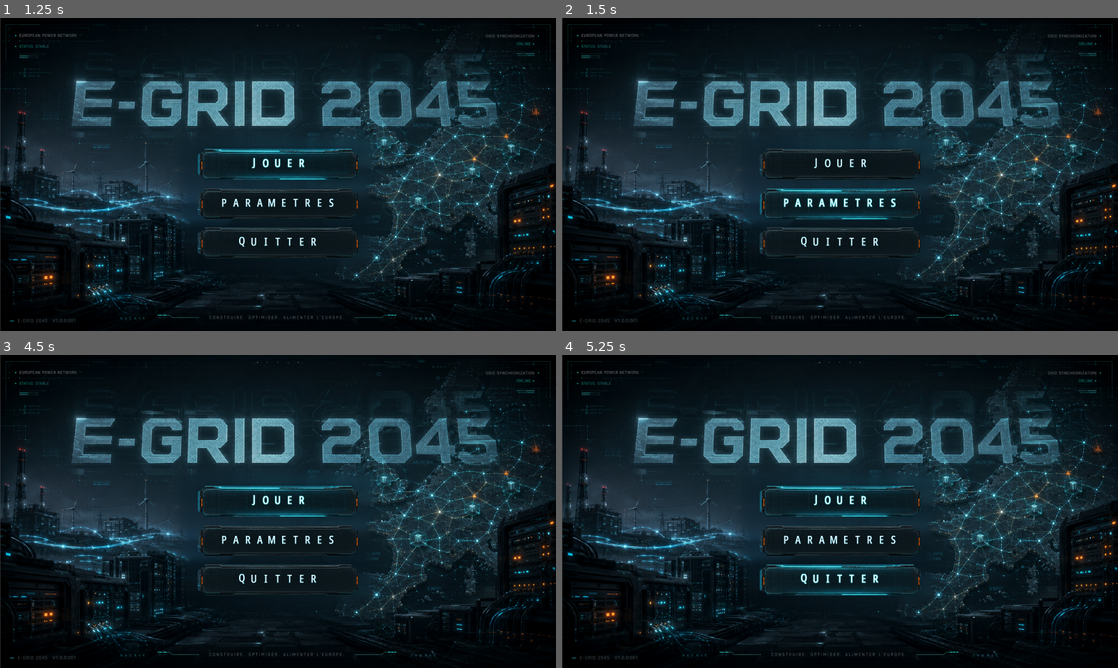
Above: before the commit, frames 1-4 (two rows, left to right).
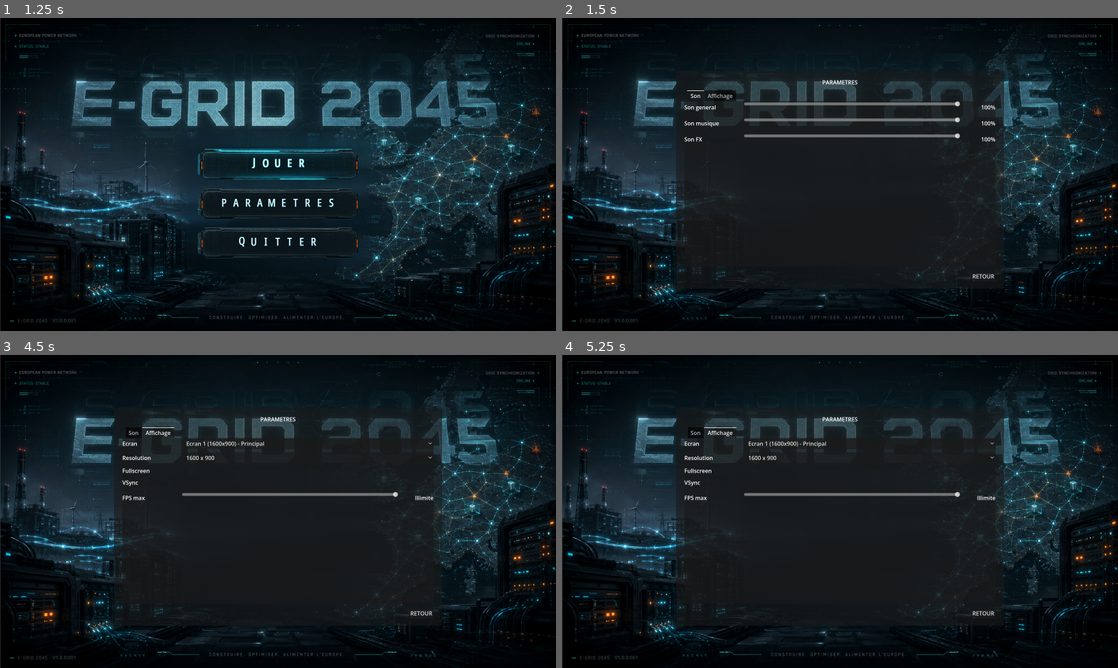
Above: after the commit, the same moments.

Repository: Exifs/Hackaton-Engie-E-Grid-2045
Game: Godot game, scene res://scenes/main_menu.tscn
The game is run twice, just before and just after one commit, with the same random seed, the same clock (stepped at 60 frames per second) and the same inputs.
Inputs (mouse positions are in pixels of both pictures, inside the frame that each line leads up to):
- Up to frame 1 (1.25 s): click (278, 165) at 0.5 s
- Up to frame 2 (1.5 s): click (840, 202) at 1.25 s
- Up to frame 3 (4.5 s): click (422, 611) at 2 s, where only the run after the commit has a clickable "RETOUR"; tap Enter (ui_accept) at 2.75, 3.02, 3.5, 3.77, 4.25 s; move the mouse to (400, 495) at 2.77 s; hold Up (ui_up) 2.78-3.53 s; tap Q at 2.85, 3.8, 4.35 s; tap E at 3.05, 3.6 s; move the mouse to (166, 527) at 3.52 s; hold Down (ui_down) 3.53-4.28 s; move the mouse to (333, 442) at 4.27 s; hold Up (ui_up) from 4.28 s (still down)
- Up to frame 4 (5.25 s): keep holding Up (ui_up); tap E at 4.55, 5.1 s; tap Enter (ui_accept) at 5 s; move the mouse to (812, 574) at 5.02 s

Frame 1 is identical in both runs. In frame 2, 15% of the frame differs, in the area x 20-80%, y 17-87%; in frame 3, 15%; in frame 4, 16%.

Commit message:
add parameter scene

Diff:
--- a/e-grid-2045/scenes/main_menu.tscn
+++ b/e-grid-2045/scenes/main_menu.tscn
@@ -4,6 +4,7 @@
 [ext_resource type="Texture2D" uid="uid://dy4gulnwlq48i" path="res://assets/ui/menu/menu_background.png" id="2_background"]
 [ext_resource type="PackedScene" uid="uid://b7xwxq7s44sxk" path="res://scenes/ui/e_grid_menu_button.tscn" id="3_menu_button"]
 [ext_resource type="PackedScene" uid="uid://dwxbgecgihb3c" path="res://scenes/ui/e_grid_menu_version_label.tscn" id="4_version_label"]
+[ext_resource type="PackedScene" uid="uid://bmgci422xnl4h" path="res://scenes/ui/settings/settings_menu.tscn" id="5_settings_menu"]
 
 [sub_resource type="StyleBoxEmpty" id="StyleBoxEmpty_wu84c"]
 
@@ -140,6 +141,17 @@
 action_name = "quit"
 fallback_label = "QUITTER"
 
+[node name="SettingsMenu" parent="MenuArtboardAspect/MenuArtboard" instance=ExtResource("5_settings_menu")]
+visible = false
+layout_mode = 1
+anchors_preset = -1
+anchor_left = 0.205
+anchor_top = 0.17
+anchor_right = 0.795
+anchor_bottom = 0.865
+offset_right = 0.0
+offset_bottom = 0.0
+
 [node name="VersionLabel" parent="MenuArtboardAspect/MenuArtboard" unique_id=999740965 instance=ExtResource("4_version_label")]
 layout_mode = 1
 anchor_left = 0.0945
--- /dev/null
+++ b/e-grid-2045/scenes/ui/settings/display_settings_panel.tscn
@@ -0,0 +1,65 @@
+[gd_scene format=3 uid="uid://c51mvrxemivg6"]
+
+[ext_resource type="Script" uid="uid://dvt476y6ivkxu" path="res://scripts/ui/settings/display_settings_panel.gd" id="1_display_script"]
+[ext_resource type="PackedScene" uid="uid://bxejftsj2ogkq" path="res://scenes/ui/settings/settings_slider_row.tscn" id="2_slider_row"]
+
+[node name="DisplaySettingsPanel" type="VBoxContainer"]
+offset_right = 720.0
+offset_bottom = 360.0
+theme_override_constants/separation = 14
+script = ExtResource("1_display_script")
+
+[node name="OptionsGrid" type="GridContainer" parent="."]
+layout_mode = 2
+size_flags_horizontal = 3
+theme_override_constants/h_separation = 16
+theme_override_constants/v_separation = 10
+columns = 2
+
+[node name="ScreenLabel" type="Label" parent="OptionsGrid"]
+custom_minimum_size = Vector2(160, 0)
+layout_mode = 2
+text = "Ecran"
+vertical_alignment = 1
+
+[node name="ScreenOptionButton" type="OptionButton" parent="OptionsGrid"]
+layout_mode = 2
+size_flags_horizontal = 3
+
+[node name="ResolutionLabel" type="Label" parent="OptionsGrid"]
+custom_minimum_size = Vector2(160, 0)
+layout_mode = 2
+text = "Resolution"
+vertical_alignment = 1
+
+[node name="ResolutionOptionButton" type="OptionButton" parent="OptionsGrid"]
+layout_mode = 2
+size_flags_horizontal = 3
+
+[node name="FullscreenLabel" type="Label" parent="OptionsGrid"]
+custom_minimum_size = Vector2(160, 0)
+layout_mode = 2
+text = "Fullscreen"
+vertical_alignment = 1
+
+[node name="FullscreenCheckBox" type="CheckBox" parent="OptionsGrid"]
+layout_mode = 2
+
+[node name="VsyncLabel" type="Label" parent="OptionsGrid"]
+custom_minimum_size = Vector2(160, 0)
+layout_mode = 2
+text = "VSync"
+vertical_alignment = 1
+
+[node name="VsyncCheckBox" type="CheckBox" parent="OptionsGrid"]
+layout_mode = 2
+
+[node name="FpsSlider" parent="." instance=ExtResource("2_slider_row")]
+layout_mode = 2
+label_text = "FPS max"
+min_value = 30.0
+max_value = 241.0
+step = 1.0
+slider_value = 60.0
+value_suffix = " FPS"
+max_label = "Illimite"
--- /dev/null
+++ b/e-grid-2045/scenes/ui/settings/settings_menu.tscn
@@ -0,0 +1,58 @@
+[gd_scene format=3 uid="uid://bmgci422xnl4h"]
+
+[ext_resource type="Script" uid="uid://bl7a7rxg4fpbb" path="res://scripts/ui/settings/settings_menu.gd" id="1_settings_script"]
+[ext_resource type="PackedScene" uid="uid://coybhy5b88ixg" path="res://scenes/ui/settings/sound_settings_panel.tscn" id="2_sound_panel"]
+[ext_resource type="PackedScene" uid="uid://c51mvrxemivg6" path="res://scenes/ui/settings/display_settings_panel.tscn" id="3_display_panel"]
+
+[node name="SettingsMenu" type="Control"]
+layout_mode = 3
+anchors_preset = 15
+anchor_right = 1.0
+anchor_bottom = 1.0
+grow_horizontal = 2
+grow_vertical = 2
+script = ExtResource("1_settings_script")
+
+[node name="Panel" type="PanelContainer" parent="."]
+layout_mode = 1
+anchors_preset = 15
+anchor_right = 1.0
+anchor_bottom = 1.0
+grow_horizontal = 2
+grow_vertical = 2
+
+[node name="Margin" type="MarginContainer" parent="Panel"]
+layout_mode = 2
+theme_override_constants/margin_left = 24
+theme_override_constants/margin_top = 20
+theme_override_constants/margin_right = 24
+theme_override_constants/margin_bottom = 20
+
+[node name="VBox" type="VBoxContainer" parent="Panel/Margin"]
+layout_mode = 2
+theme_override_constants/separation = 12
+
+[node name="Title" type="Label" parent="Panel/Margin/VBox"]
+layout_mode = 2
+text = "PARAMETRES"
+horizontal_alignment = 1
+
+[node name="Tabs" type="TabContainer" parent="Panel/Margin/VBox"]
+layout_mode = 2
+size_flags_vertical = 3
+focus_mode = 2
+
+[node name="Son" parent="Panel/Margin/VBox/Tabs" instance=ExtResource("2_sound_panel")]
+layout_mode = 2
+
+[node name="Affichage" parent="Panel/Margin/VBox/Tabs" instance=ExtResource("3_display_panel")]
+visible = false
+layout_mode = 2
+
+[node name="Footer" type="HBoxContainer" parent="Panel/Margin/VBox"]
+layout_mode = 2
+alignment = 2
+
+[node name="BackButton" type="Button" parent="Panel/Margin/VBox/Footer"]
+layout_mode = 2
+text = "RETOUR"
--- /dev/null
+++ b/e-grid-2045/scenes/ui/settings/settings_slider_row.tscn
@@ -0,0 +1,31 @@
+[gd_scene format=3 uid="uid://bxejftsj2ogkq"]
+
+[ext_resource type="Script" uid="uid://dmk51rkbmi7qc" path="res://scripts/ui/settings/settings_slider_row.gd" id="1_slider_script"]
+
+[node name="SettingsSliderRow" type="HBoxContainer"]
+custom_minimum_size = Vector2(0, 36)
+offset_right = 640.0
+offset_bottom = 36.0
+theme_override_constants/separation = 12
+script = ExtResource("1_slider_script")
+
+[node name="NameLabel" type="Label" parent="."]
+custom_minimum_size = Vector2(160, 0)
+layout_mode = 2
+text = "Option"
+vertical_alignment = 1
+
+[node name="Slider" type="HSlider" parent="."]
+layout_mode = 2
+size_flags_horizontal = 3
+min_value = 0.0
+max_value = 100.0
+step = 1.0
+value = 100.0
+
+[node name="ValueLabel" type="Label" parent="."]
+custom_minimum_size = Vector2(90, 0)
+layout_mode = 2
+text = "100%"
+horizontal_alignment = 2
+vertical_alignment = 1
--- /dev/null
+++ b/e-grid-2045/scenes/ui/settings/sound_settings_panel.tscn
@@ -0,0 +1,28 @@
+[gd_scene format=3 uid="uid://coybhy5b88ixg"]
+
+[ext_resource type="Script" uid="uid://ctjkb438q4r8e" path="res://scripts/ui/settings/sound_settings_panel.gd" id="1_sound_script"]
+[ext_resource type="PackedScene" uid="uid://bxejftsj2ogkq" path="res://scenes/ui/settings/settings_slider_row.tscn" id="2_slider_row"]
+
+[node name="SoundSettingsPanel" type="VBoxContainer"]
+offset_right = 720.0
+offset_bottom = 360.0
+theme_override_constants/separation = 10
+script = ExtResource("1_sound_script")
+
+[node name="GeneralVolumeSlider" parent="." instance=ExtResource("2_slider_row")]
+layout_mode = 2
+label_text = "Son general"
+slider_value = 100.0
+value_suffix = "%"
+
+[node name="MusicVolumeSlider" parent="." instance=ExtResource("2_slider_row")]
+layout_mode = 2
+label_text = "Son musique"
+slider_value = 100.0
+value_suffix = "%"
+
+[node name="FxVolumeSlider" parent="." instance=ExtResource("2_slider_row")]
+layout_mode = 2
+label_text = "Son FX"
+slider_value = 100.0
+value_suffix = "%"
--- a/e-grid-2045/scripts/main_menu.gd
+++ b/e-grid-2045/scripts/main_menu.gd
@@ -2,15 +2,24 @@
 
 @export_node_path("Control") var button_container_path: NodePath = ^"MenuArtboardAspect/MenuArtboard/MenuButtons"
 @export_node_path("Control") var version_label_path: NodePath = ^"MenuArtboardAspect/MenuArtboard/VersionLabel"
+@export_node_path("Control") var settings_menu_path: NodePath = ^"MenuArtboardAspect/MenuArtboard/SettingsMenu"
 
 var _button_layer: Control
 var _version_label: Control
+var _settings_menu: Control
 var _buttons: Array[EGridMenuButton] = []
 
 
 func _ready() -> void:
 	_button_layer = get_node_or_null(button_container_path) as Control
 	_version_label = get_node_or_null(version_label_path) as Control
+	_settings_menu = get_node_or_null(settings_menu_path) as Control
+
+	if _settings_menu != null:
+		_call_settings_menu_method("hide_menu", [])
+
+		if _settings_menu.has_signal("close_requested"):
+			_settings_menu.connect("close_requested", Callable(self, "_close_settings_menu"))
 
 	_collect_buttons()
 	_wire_focus_navigation()
@@ -72,6 +81,9 @@
 
 
 func _unhandled_input(event: InputEvent) -> void:
+	if _is_settings_menu_open():
+		return
+
 	if _buttons.is_empty() or get_viewport().gui_get_focus_owner() != null:
 		return
 
@@ -85,7 +97,59 @@
 
 func _on_menu_button_pressed(button: EGridMenuButton) -> void:
 	match button.action_name:
+		"settings":
+			_open_settings_menu()
 		"quit":
 			get_tree().quit()
 		_:
 			print("%s: action non connectee pour le prototype de menu." % button.get_display_label())
+
+
+func _open_settings_menu() -> void:
+	if _settings_menu == null:
+		push_warning("Le menu principal ne trouve pas la scene de parametres.")
+		return
+
+	if _button_layer != null:
+		_button_layer.hide()
+
+	_call_settings_menu_method("show_menu", [])
+
+
+func _close_settings_menu() -> void:
+	if _settings_menu != null:
+		_call_settings_menu_method("hide_menu", [])
+
+	if _button_layer != null:
+		_button_layer.show()
+
+	var settings_button := _find_button_by_action("settings")
+	if settings_button != null:
+		settings_button.grab_focus()
+
+
+func _is_settings_menu_open() -> bool:
+	return _settings_menu != null and _settings_menu.visible
+
+
+func _call_settings_menu_method(method_name: StringName, arguments: Array) -> void:
+	if _settings_menu == null:
+		return
+
+	if _settings_menu.has_method(method_name):
+		_settings_menu.callv(method_name, arguments)
+		return
+
+	match method_name:
+		&"show_menu":
+			_settings_menu.show()
+		&"hide_menu":
+			_settings_menu.hide()
+
+
+func _find_button_by_action(action_name: String) -> EGridMenuButton:
+	for button in _buttons:
+		if button.action_name == action_name:
+			return button
+
+	return null
--- /dev/null
+++ b/e-grid-2045/scripts/ui/settings/display_settings_panel.gd
@@ -0,0 +1,276 @@
+class_name DisplaySettingsPanel
+extends VBoxContainer
+
+const UNLIMITED_FPS_SLIDER_VALUE := 241.0
+const COMMON_RESOLUTIONS := [
+	Vector2i(1280, 720),
+	Vector2i(1366, 768),
+	Vector2i(1600, 900),
+	Vector2i(1920, 1080),
+	Vector2i(2560, 1440),
+	Vector2i(3440, 1440),
+	Vector2i(3840, 2160),
+]
+
+@export_node_path("OptionButton") var screen_option_path: NodePath = ^"OptionsGrid/ScreenOptionButton"
+@export_node_path("OptionButton") var resolution_option_path: NodePath = ^"OptionsGrid/ResolutionOptionButton"
+@export_node_path("CheckBox") var fullscreen_checkbox_path: NodePath = ^"OptionsGrid/FullscreenCheckBox"
+@export_node_path("CheckBox") var vsync_checkbox_path: NodePath = ^"OptionsGrid/VsyncCheckBox"
+@export_node_path("Control") var fps_slider_path: NodePath = ^"FpsSlider"
+
+var _screen_option: OptionButton
+var _resolution_option: OptionButton
+var _fullscreen_checkbox: CheckBox
+var _vsync_checkbox: CheckBox
+var _fps_slider: Control
+var _resolution_options: Array[Vector2i] = []
+var _selected_screen := 0
+var _selected_resolution := Vector2i.ZERO
+
+
+func _ready() -> void:
+	_cache_nodes()
+	_populate_screen_options()
+	_sync_toggles()
+	_sync_fps_slider()
+	_wire_signals()
+
+
+func _cache_nodes() -> void:
+	_screen_option = get_node_or_null(screen_option_path) as OptionButton
+	_resolution_option = get_node_or_null(resolution_option_path) as OptionButton
+	_fullscreen_checkbox = get_node_or_null(fullscreen_checkbox_path) as CheckBox
+	_vsync_checkbox = get_node_or_null(vsync_checkbox_path) as CheckBox
+	_fps_slider = get_node_or_null(fps_slider_path) as Control
+
+
+func _wire_signals() -> void:
+	if _screen_option != null:
+		_screen_option.item_selected.connect(_on_screen_selected)
+
+	if _resolution_option != null:
+		_resolution_option.item_selected.connect(_on_resolution_selected)
+
+	if _fullscreen_checkbox != null:
+		_fullscreen_checkbox.toggled.connect(_on_fullscreen_toggled)
+
+	if _vsync_checkbox != null:
+		_vsync_checkbox.toggled.connect(_on_vsync_toggled)
+
+	if _fps_slider != null:
+		_fps_slider.connect("value_changed", _on_fps_slider_changed)
+
+
+func _populate_screen_options() -> void:
+	if _screen_option == null:
+		return
+
+	_screen_option.clear()
+
+	var screen_count := maxi(DisplayServer.get_screen_count(), 1)
+	var primary_screen := clampi(DisplayServer.get_primary_screen(), 0, screen_count - 1)
+
+	for screen_index in screen_count:
+		_screen_option.add_item(_format_screen_label(screen_index, primary_screen), screen_index)
+
+	_select_screen(primary_screen)
+	_populate_resolution_options()
+
+
+func _format_screen_label(screen_index: int, primary_screen: int) -> String:
+	var screen_size := DisplayServer.screen_get_size(screen_index)
+	var label := "Ecran %d (%dx%d)" % [screen_index + 1, screen_size.x, screen_size.y]
+
+	if screen_index == primary_screen:
+		label += " - Principal"
+
+	return label
+
+
+func _select_screen(screen_index: int) -> void:
+	_selected_screen = clampi(screen_index, 0, maxi(DisplayServer.get_screen_count() - 1, 0))
+
+	if _screen_option == null:
+		return
+
+	for item_index in _screen_option.get_item_count():
+		if _screen_option.get_item_id(item_index) == _selected_screen:
+			_screen_option.select(item_index)
+			return
+
+
+func _populate_resolution_options() -> void:
+	if _resolution_option == null:
+		return
+
+	_resolution_option.clear()
+	_resolution_options = _get_resolutions_for_screen(_selected_screen)
+
+	for item_index in _resolution_options.size():
+		var resolution := _resolution_options[item_index]
+		_resolution_option.add_item("%d x %d" % [resolution.x, resolution.y], item_index)
+
+	var current_size := DisplayServer.window_get_size()
+	var selected_index := _find_resolution_index(current_size)
+
+	if selected_index == -1:
+		selected_index = _find_resolution_index(DisplayServer.screen_get_size(_selected_screen))
+
+	if selected_index == -1:
+		selected_index = maxi(_resolution_options.size() - 1, 0)
+
+	_select_resolution(selected_index, false)
+
+
+func _get_resolutions_for_screen(screen_index: int) -> Array[Vector2i]:
+	var screen_size := DisplayServer.screen_get_size(screen_index)
+	var current_window_size := DisplayServer.window_get_size()
+	var resolutions: Array[Vector2i] = []
+
+	for resolution in COMMON_RESOLUTIONS:
+		if resolution.x <= screen_size.x and resolution.y <= screen_size.y:
+			_append_unique_resolution(resolutions, resolution)
+
+	if screen_size.x > 0 and screen_size.y > 0:
+		_append_unique_resolution(resolutions, screen_size)
+
+	if current_window_size.x > 0 and current_window_size.y > 0:
+		_append_unique_resolution(resolutions, current_window_size)
+
+	resolutions.sort_custom(func(a: Vector2i, b: Vector2i) -> bool:
+		if a.x == b.x:
+			return a.y < b.y
+
+		return a.x < b.x
+	)
+
+	return resolutions
+
+
+func _append_unique_resolution(resolutions: Array[Vector2i], resolution: Vector2i) -> void:
+	if not resolutions.has(resolution):
+		resolutions.append(resolution)
+
+
+func _find_resolution_index(resolution: Vector2i) -> int:
+	for item_index in _resolution_options.size():
+		if _resolution_options[item_index] == resolution:
+			return item_index
+
+	return -1
+
+
+func _select_resolution(item_index: int, should_apply: bool) -> void:
+	if item_index < 0 or item_index >= _resolution_options.size():
+		return
+
+	_selected_resolution = _resolution_options[item_index]
+
+	if _resolution_option != null:
+		_resolution_option.select(item_index)
+
+	if should_apply:
+		_apply_resolution(_selected_resolution)
+
+
+func _sync_toggles() -> void:
+	if _fullscreen_checkbox != null:
+		_fullscreen_checkbox.set_pressed_no_signal(_is_fullscreen())
+
+	if _vsync_checkbox != null:
+		_vsync_checkbox.set_pressed_no_signal(DisplayServer.window_get_vsync_mode() != DisplayServer.VSYNC_DISABLED)
+
+
+func _sync_fps_slider() -> void:
+	if _fps_slider == null:
+		return
+
+	if Engine.max_fps <= 0:
+		_set_fps_slider_value(UNLIMITED_FPS_SLIDER_VALUE)
+		return
+
+	_set_fps_slider_value(clampf(float(Engine.max_fps), _get_fps_slider_min_value(), UNLIMITED_FPS_SLIDER_VALUE - 1.0))
+
+
+func _is_fullscreen() -> bool:
+	var window_mode := DisplayServer.window_get_mode()
+	return window_mode == DisplayServer.WINDOW_MODE_FULLSCREEN or window_mode == DisplayServer.WINDOW_MODE_EXCLUSIVE_FULLSCREEN
+
+
+func _apply_resolution(resolution: Vector2i) -> void:
+	if resolution.x <= 0 or resolution.y <= 0:
+		return
+
+	_selected_resolution = resolution
+
+	if _is_fullscreen():
+		return
+
+	DisplayServer.window_set_current_screen(_selected_screen)
+	DisplayServer.window_set_size(resolution)
+	_center_window_on_selected_screen(resolution)
+
+
+func _center_window_on_selected_screen(resolution: Vector2i) -> void:
+	var screen_position := DisplayServer.screen_get_position(_selected_screen)
+	var screen_size := DisplayServer.screen_get_size(_selected_screen)
+	var centered_offset := Vector2i(
+		maxi(0, roundi(float(screen_size.x - resolution.x) * 0.5)),
+		maxi(0, roundi(float(screen_size.y - resolution.y) * 0.5))
+	)
+
+	DisplayServer.window_set_position(screen_position + centered_offset)
+
+
+func _on_screen_selected(item_index: int) -> void:
+	if _screen_option == null:
+		return
+
+	_select_screen(_screen_option.get_item_id(item_index))
+	DisplayServer.window_set_current_screen(_selected_screen)
+	_populate_resolution_options()
+
+
+func _on_resolution_selected(item_index: int) -> void:
+	_select_resolution(item_index, true)
+
+
+func _on_fullscreen_toggled(enabled: bool) -> void:
+	DisplayServer.window_set_current_screen(_selected_screen)
+
+	if enabled:
+		DisplayServer.window_set_mode(DisplayServer.WINDOW_MODE_FULLSCREEN)
+		return
+
+	DisplayServer.window_set_mode(DisplayServer.WINDOW_MODE_WINDOWED)
+	_apply_resolution(_selected_resolution)
+
+
+func _on_vsync_toggled(enabled: bool) -> void:
+	var vsync_mode := DisplayServer.VSYNC_ENABLED if enabled else DisplayServer.VSYNC_DISABLED
+	DisplayServer.window_set_vsync_mode(vsync_mode)
+
+
+func _on_fps_slider_changed(value: float) -> void:
+	if value >= UNLIMITED_FPS_SLIDER_VALUE:
+		Engine.max_fps = 0
+		return
+
+	Engine.max_fps = int(roundf(value))
+
+
+func _set_fps_slider_value(value: float) -> void:
+	if _fps_slider != null and _fps_slider.has_method("set_slider_value"):
+		_fps_slider.call("set_slider_value", value)
+
+
+func _get_fps_slider_min_value() -> float:
+	if _fps_slider == null:
+		return 30.0
+
+	var configured_min = _fps_slider.get("min_value")
+
+	if configured_min == null:
+		return 30.0
+
+	return float(configured_min)
--- /dev/null
+++ b/e-grid-2045/scripts/ui/settings/settings_menu.gd
@@ -0,0 +1,79 @@
+class_name SettingsMenu
+extends Control
+
+signal close_requested
+
+@export_node_path("TabContainer") var tab_container_path: NodePath = ^"Panel/Margin/VBox/Tabs"
+@export_node_path("Button") var back_button_path: NodePath = ^"Panel/Margin/VBox/Footer/BackButton"
+
+var _tab_container: TabContainer
+var _back_button: Button
+
+
+func _ready() -> void:
+	_tab_container = get_node_or_null(tab_container_path) as TabContainer
+	_back_button = get_node_or_null(back_button_path) as Button
+
+	if _back_button != null:
+		_back_button.pressed.connect(_on_back_button_pressed)
+
+	visibility_changed.connect(_on_visibility_changed)
+
+
+func show_menu() -> void:
+	show()
+	_focus_menu()
+
+
+func hide_menu() -> void:
+	hide()
+
+
+func _unhandled_input(event: InputEvent) -> void:
+	if not visible:
+		return
+
+	if event.is_action_pressed("ui_cancel"):
+		_emit_close_request()
+		return
+
+	if not (event is InputEventKey):
+		return
+
+	var key_event := event as InputEventKey
+	if not key_event.pressed or key_event.echo:
+		return
+
+	match key_event.keycode:
+		KEY_Q:
+			_switch_tab(-1)
+		KEY_E:
+			_switch_tab(1)
+
+
+func _switch_tab(offset: int) -> void:
+	if _tab_container == null or _tab_container.get_tab_count() == 0:
+		return
+
+	_tab_container.current_tab = posmod(_tab_container.current_tab + offset, _tab_container.get_tab_count())
+	_focus_menu()
+	get_viewport().set_input_as_handled()
+
+
+func _focus_menu() -> void:
+	if _tab_container != null:
+		_tab_container.grab_focus()
+
+
+func _on_visibility_changed() -> void:
+	if visible:
+		_focus_menu()
+
+
+func _on_back_button_pressed() -> void:
+	_emit_close_request()
+
+
+func _emit_close_request() -> void:
+	close_requested.emit()
+	get_viewport().set_input_as_handled()
--- /dev/null
+++ b/e-grid-2045/scripts/ui/settings/settings_slider_row.gd
@@ -0,0 +1,121 @@
+@tool
+class_name SettingsSliderRow
+extends HBoxContainer
+
+signal value_changed(value: float)
+
+@export var label_text := "Option":
+	set(value):
+		label_text = value
+		_sync_nodes()
+
+@export var min_value := 0.0:
+	set(value):
+		min_value = value
+		_sync_nodes()
+
+@export var max_value := 100.0:
+	set(value):
+		max_value = value
+		_sync_nodes()
+
+@export var step := 1.0:
+	set(value):
+		step = value
+		_sync_nodes()
+
+@export var slider_value := 100.0:
+	set(value):
+		slider_value = value
+		_sync_nodes()
+
+@export var value_suffix := "":
+	set(value):
+		value_suffix = value
+		_sync_nodes()
+
+@export var max_label := "":
+	set(value):
+		max_label = value
+		_sync_nodes()
+
+var _name_label: Label
+var _slider: HSlider
+var _value_label: Label
+
+
+func _ready() -> void:
+	_cache_nodes()
+	_connect_slider()
+	_sync_nodes()
+
+
+func set_slider_value(value: float) -> void:
+	slider_value = clampf(value, min_value, max_value)
+	_sync_nodes()
+
+
+func get_slider_value() -> float:
+	return clampf(slider_value, min_value, max_value)
+
+
+func _cache_nodes() -> void:
+	_name_label = get_node_or_null("NameLabel") as Label
+	_slider = get_node_or_null("Slider") as HSlider
+	_value_label = get_node_or_null("ValueLabel") as Label
+
+
+func _connect_slider() -> void:
+	if _slider == null:
+		return
+
+	if not _slider.value_changed.is_connected(_on_slider_value_changed):
+		_slider.value_changed.connect(_on_slider_value_changed)
+
+
+func _sync_nodes() -> void:
+	if not is_inside_tree():
+		return
+
+	if _name_label == null or _slider == null or _value_label == null:
+		_cache_nodes()
+
+	var safe_min := minf(min_value, max_value)
+	var safe_max := maxf(min_value, max_value)
+	var safe_value := clampf(slider_value, safe_min, safe_max)
+
+	if _name_label != null:
+		_name_label.text = label_text
+
+	if _slider != null:
+		_slider.min_value = safe_min
+		_slider.max_value = safe_max
+		_slider.step = step
+		_slider.set_value_no_signal(safe_value)
+
+	_update_value_label(safe_value)
+
+
+func _update_value_label(value: float) -> void:
+	if _value_label == null:
+		return
+
+	_value_label.text = _format_value(value)
+
+
+func _format_value(value: float) -> String:
+	if not max_label.strip_edges().is_empty() and is_equal_approx(value, max_value):
+		return max_label
+
+	var rounded_value := roundf(value)
+
+	if is_equal_approx(value, rounded_value):
+		return "%d%s" % [int(rounded_value), value_suffix]
+
+	return "%.1f%s" % [value, value_suffix]
+
+
+func _on_slider_value_changed(value: float) -> void:
+	slider_value = value
+	_update_value_label(value)
+	value_changed.emit(value)
--- /dev/null
+++ b/e-grid-2045/scripts/ui/settings/sound_settings_panel.gd
@@ -0,0 +1,56 @@
+class_name SoundSettingsPanel
+extends VBoxContainer
+
+@export var master_bus_name := "Master"
+@export var music_bus_name := "Music"
+@export var fx_bus_name := "FX"
+
+@export_node_path("Control") var master_slider_path: NodePath = ^"GeneralVolumeSlider"
+@export_node_path("Control") var music_slider_path: NodePath = ^"MusicVolumeSlider"
+@export_node_path("Control") var fx_slider_path: NodePath = ^"FxVolumeSlider"
+
+var _master_slider: Control
+var _music_slider: Control
+var _fx_slider: Control
+
+
+func _ready() -> void:
+	_master_slider = get_node_or_null(master_slider_path) as Control
+	_music_slider = get_node_or_null(music_slider_path) as Control
+	_fx_slider = get_node_or_null(fx_slider_path) as Control
+
+	_setup_volume_slider(_master_slider, master_bus_name)
+	_setup_volume_slider(_music_slider, music_bus_name)
+	_setup_volume_slider(_fx_slider, fx_bus_name)
+
+
+func _setup_volume_slider(slider: Control, bus_name: String) -> void:
+	if slider == null:
+		return
+
+	if slider.has_signal("value_changed"):
+		slider.connect("value_changed", _on_volume_slider_changed.bind(bus_name))
+
+	var bus_index := AudioServer.get_bus_index(bus_name)
+	if bus_index == -1:
+		return
+
+	if slider.has_method("set_slider_value"):
+		slider.call("set_slider_value", _get_bus_volume_percent(bus_index))
+
+
+func _get_bus_volume_percent(bus_index: int) -> float:
+	if AudioServer.is_bus_mute(bus_index):
+		return 0.0
+
+	return clampf(db_to_linear(AudioServer.get_bus_volume_db(bus_index)) * 100.0, 0.0, 100.0)
+
+
+func _on_volume_slider_changed(value: float, bus_name: String) -> void:
+	var bus_index := AudioServer.get_bus_index(bus_name)
+	if bus_index == -1:
+		return
+
+	var linear_volume := clampf(value / 100.0, 0.0, 1.0)
+	AudioServer.set_bus_mute(bus_index, linear_volume <= 0.0)
+	AudioServer.set_bus_volume_db(bus_index, linear_to_db(maxf(linear_volume, 0.0001)))
Not shown, added: e-grid-2045/scripts/ui/settings/display_settings_panel.gd.uid
Not shown, added: e-grid-2045/scripts/ui/settings/settings_menu.gd.uid
Not shown, added: e-grid-2045/scripts/ui/settings/settings_slider_row.gd.uid
Not shown, added: e-grid-2045/scripts/ui/settings/sound_settings_panel.gd.uid
